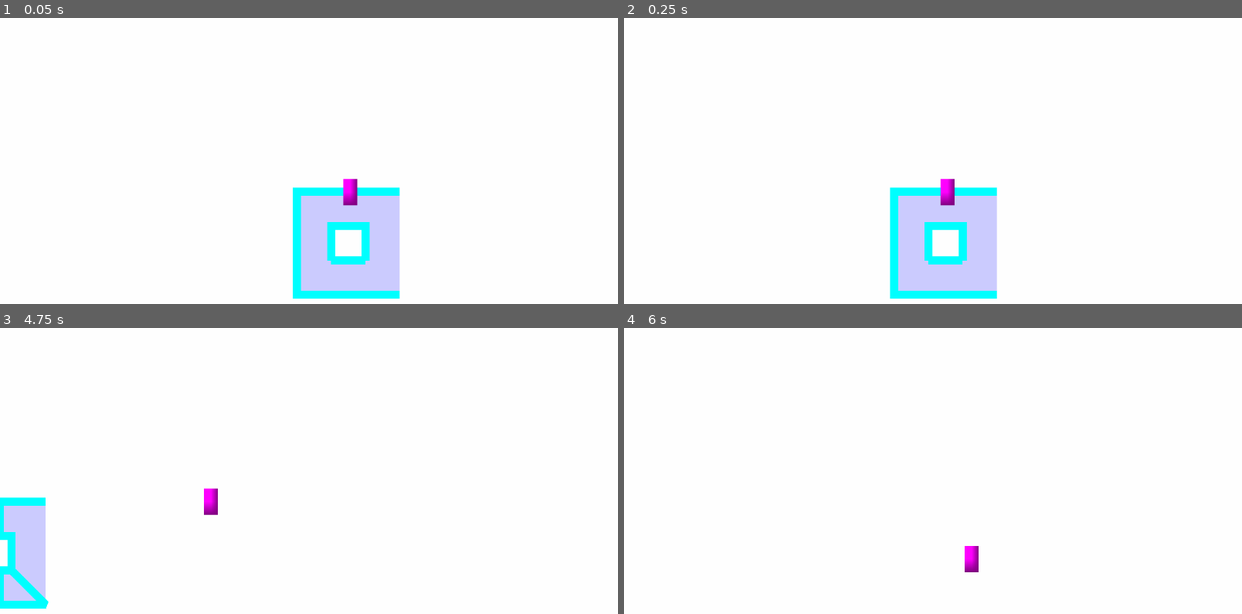
Above: before the commit, frames 1-4 (two rows, left to right).
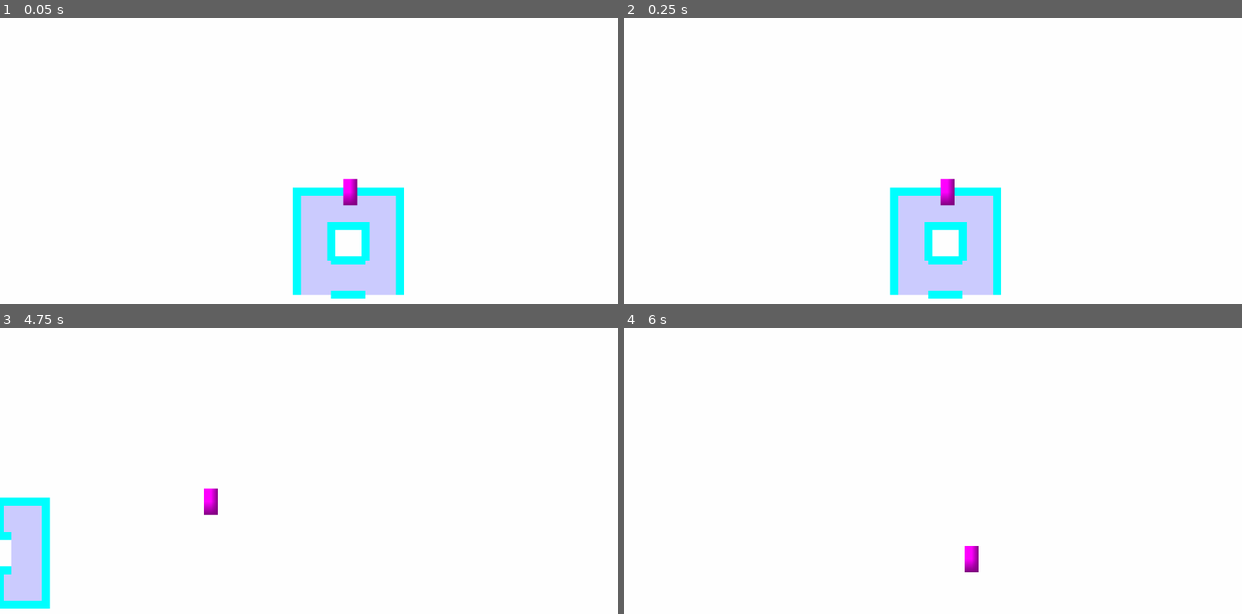
Above: after the commit, the same moments.

Repository: kit-solent/refrigerate
Game: Godot game, scene res://core/ingame.tscn
The game is run twice, just before and just after one commit, with the same random seed, the same clock (stepped at 60 frames per second) and the same inputs. Sound files missing from this copy of the repository are replaced by a short silence.
Inputs (mouse positions are in pixels of both pictures, inside the frame that each line leads up to):
- Up to frame 1 (0.05 s): no input
- Up to frame 2 (0.25 s): no input
- Up to frame 3 (4.75 s): move the mouse to (444, 485) at 0.52 s; hold Right (player right) 0.53-1.28 s; move the mouse to (185, 519) at 1.27 s; hold Down (player backward) 1.28-2.03 s; move the mouse to (370, 425) at 2.02 s; hold Right (player right) 2.03-2.78 s; move the mouse to (278, 571) at 2.77 s; hold Up (player forward) 2.78-3.53 s; move the mouse to (494, 553) at 3.52 s; hold Left (player left) from 3.53 s (still down); move the mouse to (123, 450) at 4.27 s
- Up to frame 4 (6 s): move the mouse to (963, 502) at 5.02 s; release Left (player left) at 5.03 s; hold Down (player backward) 5.03-5.78 s; move the mouse to (840, 413) at 5.77 s; hold Right (player right) from 5.78 s (still down)

The runs differ from the first frame. In frame 1, 0.8% of the frame differs, in the area x 47-66%, y 59-99%; in frame 2, 0.7%; in frame 3, 0.8%, in the area x 1-9%, y 59-99%; in frame 4, nothing differs.

Commit message:
SaveBot commit at 2026-02-06 17:33:52

Diff:
--- a/core/tools.gd
+++ b/core/tools.gd
@@ -1232,24 +1232,33 @@
 				new_lines[index].append(segment_point)
 			continue
 		else:
+			print_nth("IN THE THANG WITH DA JOINING OF 2 LINES IN THE MIDDLE.")
 			# if the segment joines two lines in the middle then we add the 1st line to the 2nd.
 			var index1 = joined_lines[0][0]
 			var index2 = joined_lines[1][0]
 			var line_end1 = joined_lines[0][1]
 			var line_end2 = joined_lines[1][1]
 
-			# if the first line joins from it's end then flip it.
+			print_nth(new_lines[index1])
+			print_nth(new_lines[index2])
+			print_nth(line_end1)
+			print_nth(line_end2)
+
+			# if the first line joins from its end then flip it.
 			if line_end1 == -1:
+				print_nth("first line joins from its end")
 				new_lines[index1].reverse()
 
-			# if the 2nd line joins from it's last point then flip it before appending.
+			# if the 2nd line joins from it's first point then flip it before appending.
 			# NOTE: This reversing does not get undone but that shouldn't matter
 			# as the direction of the line isn't important.
-			if line_end2 == -1:
+			if line_end2 == 0:
+				print_nth("second line joins from the first point.")
 				new_lines[index2].reverse()
 
 			# add the lines together and remove the newly redundant one.
 			new_lines[index2].append_array(new_lines[index1])
+			print_nth("adding line 1 to line 2 to get: "+str(new_lines[index2]))
 			new_lines.remove_at(index1)
 
 			continue
@@ -1257,6 +1266,8 @@
 		# if none of the attempts to merge the segment so far have worked then
 		# just add it as a new line.
 		new_lines.append(segment)
+
+	print_nth("returning merged lines YEEEEEE: "+str(new_lines))
 
 	var new_lines_temp:Array[PackedVector2Array] = []
 	for line in new_lines:
